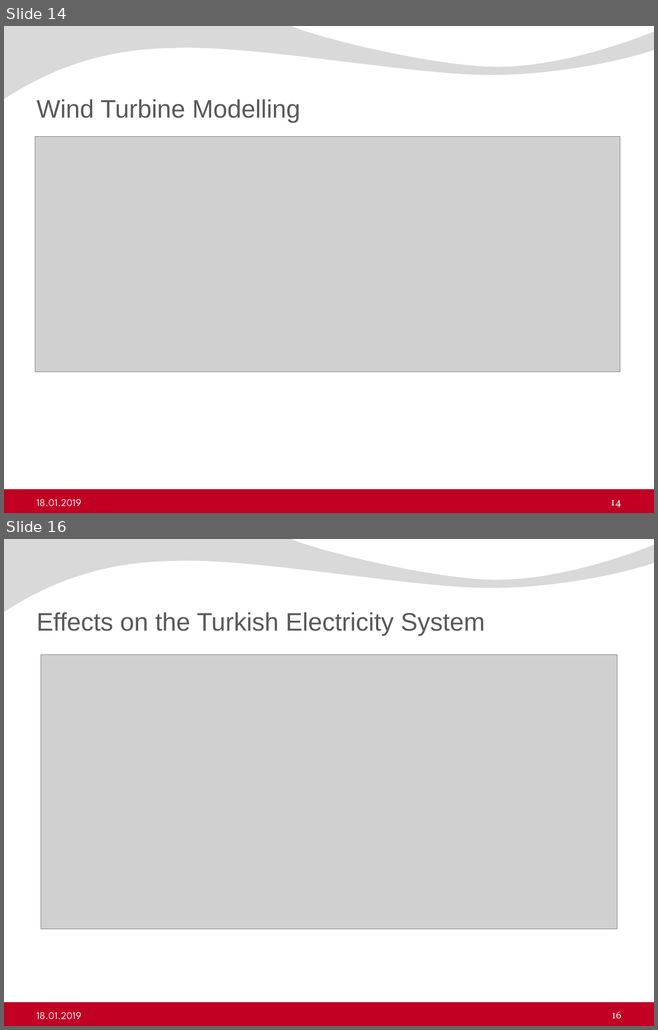
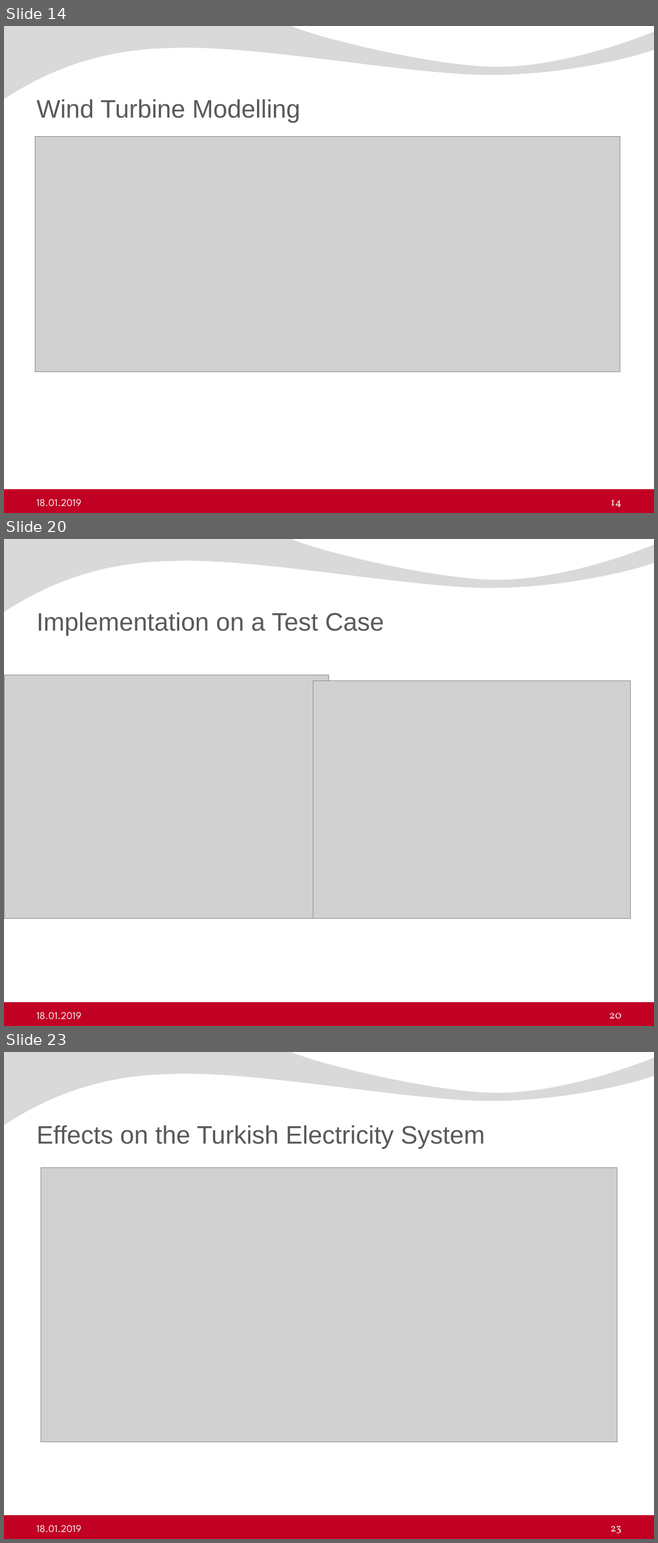
Before and after one commit to ErencanDuymaz/Research, a slide deck: Thesis/Thesis Defence/Erencan_Duymaz_thesis_defence.pptx. Shown one above the other, each under a label of ours: slides 14 and 16 before the commit, slides 14, 20 and 23 after it; the slides between them are not shown. The pictures are 658x1030 and 658x1543 pixels, drawn with LibreOffice and Linux fonts; fonts in the diff are those of the drawing; grey boxes stand for pictures; background and template pictures are left out. Boxes give left, top, right and bottom in pixels: in the first picture for what was removed or moved away, otherwise in the second. Text is boxed around its words. In the diff, an @@ line names an element or a change of style, - is before the commit and + after.

```diff
--- a/Thesis/Thesis Defence/Erencan_Duymaz_thesis_defence.pptx
+++ b/Thesis/Thesis Defence/Erencan_Duymaz_thesis_defence.pptx
@@ slide 20 added at <box>4,539,654,1026</box>, background #FFFFFF; not listed: 2 template elements that a slide beside it also shows @@
@@ title added at <box>36,612,384,636</box>, 28 pt, text #595959 @@
+Implementation on a Test Case
@@ picture added at <box>4,675,329,919</box> @@
@@ picture added at <box>313,681,630,918</box> @@
@@ text added at <box>36,1012,81,1019</box>, 11.5 pt, text #F2F2F2 @@
+18.01.2019
@@ page number added at <box>609,1013,621,1019</box>, 12 pt, text #F2F2F2 @@
+20
@@ what was slide 16 is now slide 23 @@
@@ page number at <box>610,1526,621,1533</box>: text changed @@
-16
+23
```
Also in this commit, not shown: 1 slide changed, 6 other slides added, 9 other files.
